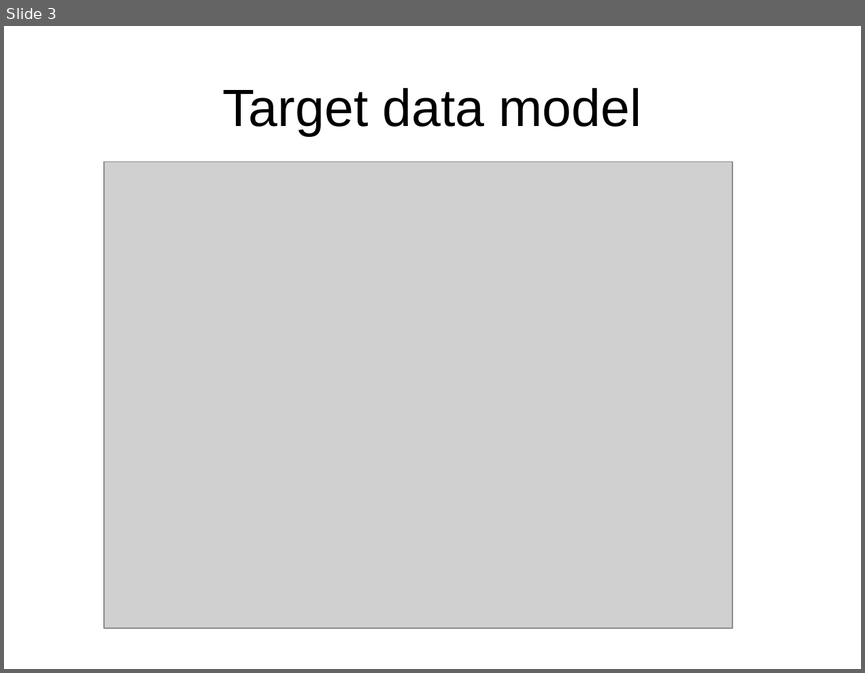
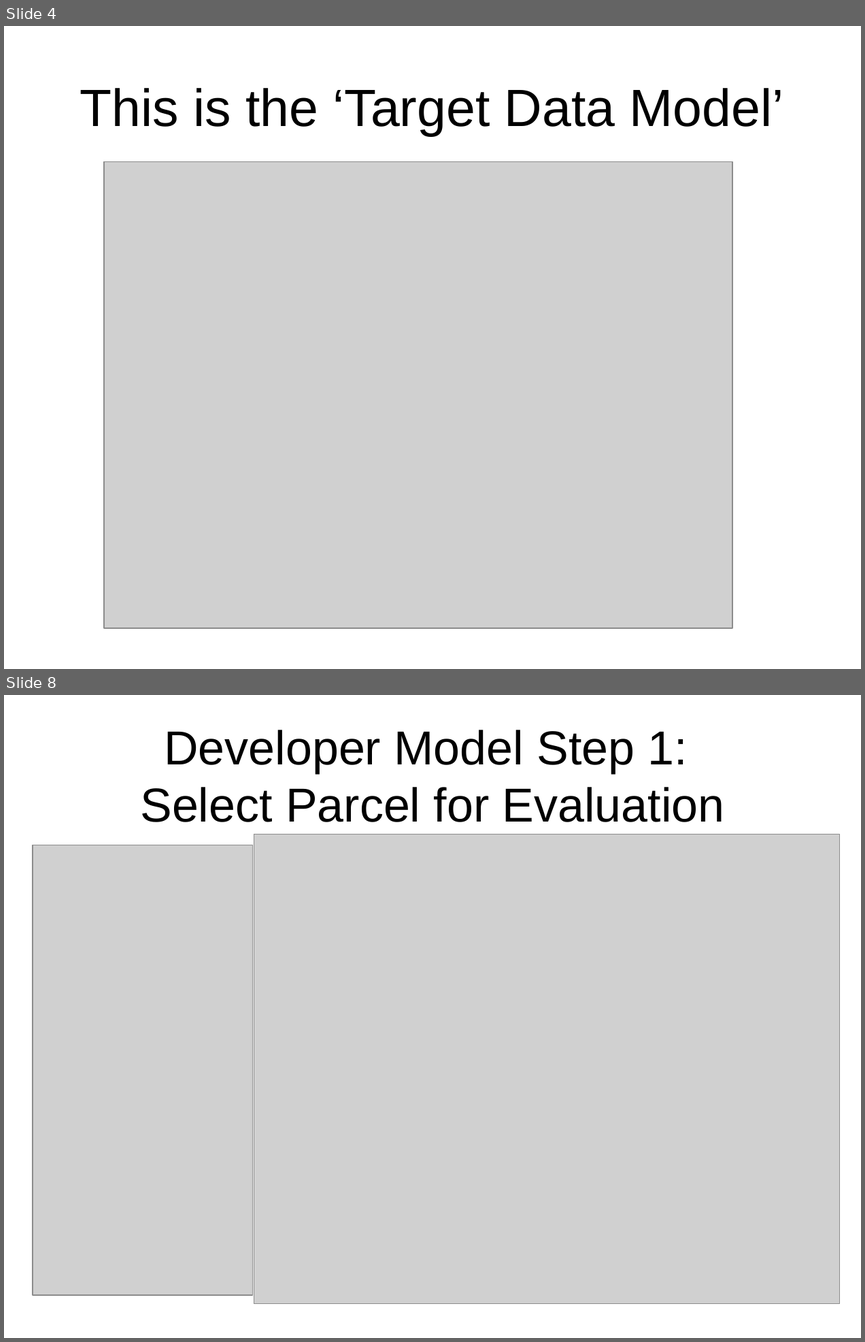
Before and after one commit to psrc/urbansim, a slide deck: az_smart/datamodel/AZ-SMART_model_process.ppt. Shown one above the other, each under a label of ours: slide 3 before the commit, slides 4 and 8 after it; the slides between them are not shown. The pictures are 865x673 and 865x1342 pixels, drawn with LibreOffice and Linux fonts; fonts in the diff are those of the drawing; grey boxes stand for pictures. Boxes give left, top, right and bottom in pixels: in the first picture for what was removed or moved away, otherwise in the second. Text is boxed around its words. In the diff, an @@ line names an element or a change of style, - is before the commit and + after.

```diff
--- a/az_smart/datamodel/AZ-SMART_model_process.ppt
+++ b/az_smart/datamodel/AZ-SMART_model_process.ppt
@@ slide 8 added at [4,695,861,1338], background #FFFFFF @@
@@ title added at [140,730,725,822], 40 pt, text #000000 @@
+Developer Model Step 1:
+Select Parcel for Evaluation
@@ picture added at [254,834,839,1304] @@
@@ picture added at [33,845,252,1295] @@
@@ what was slide 3 is now slide 4 @@
@@ slide 4 changed as well @@
@@ title at [80,88,784,136]: text changed @@
-Target data model
+This is the ‘Target Data Model’
```
Also in this commit, not shown: 9 other slides added, 7 slides removed, 4 other files.
